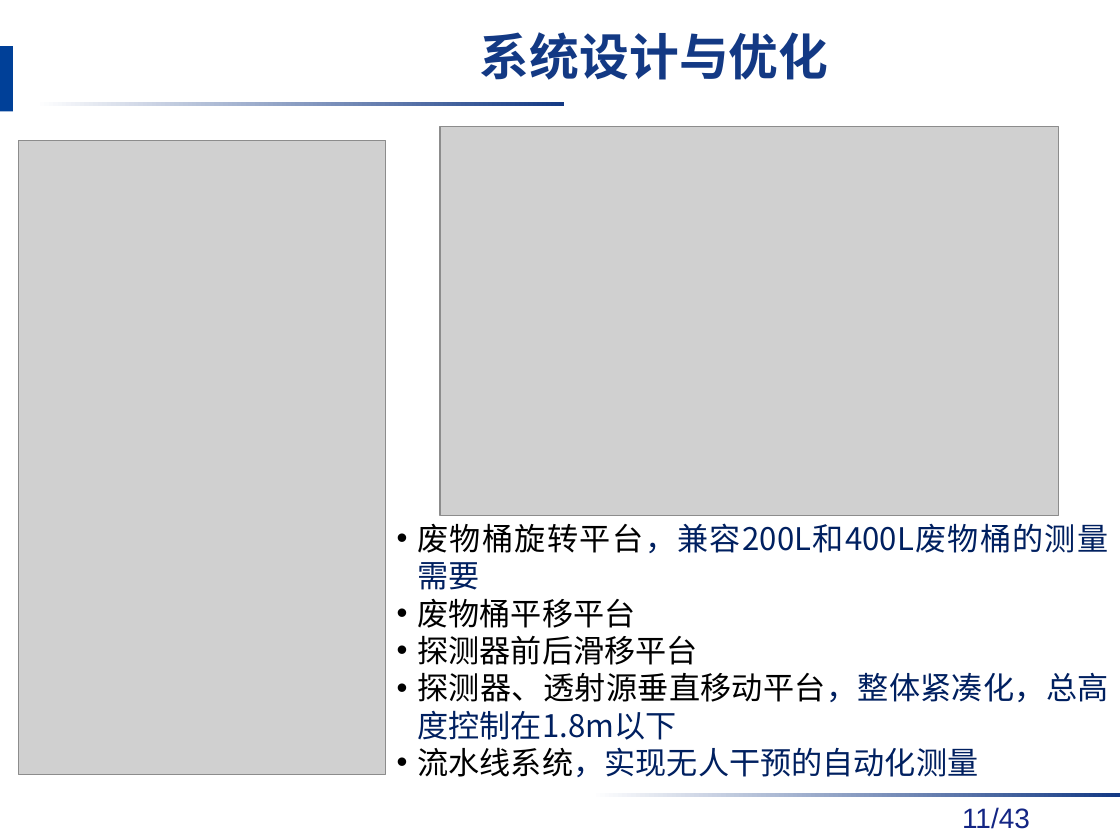
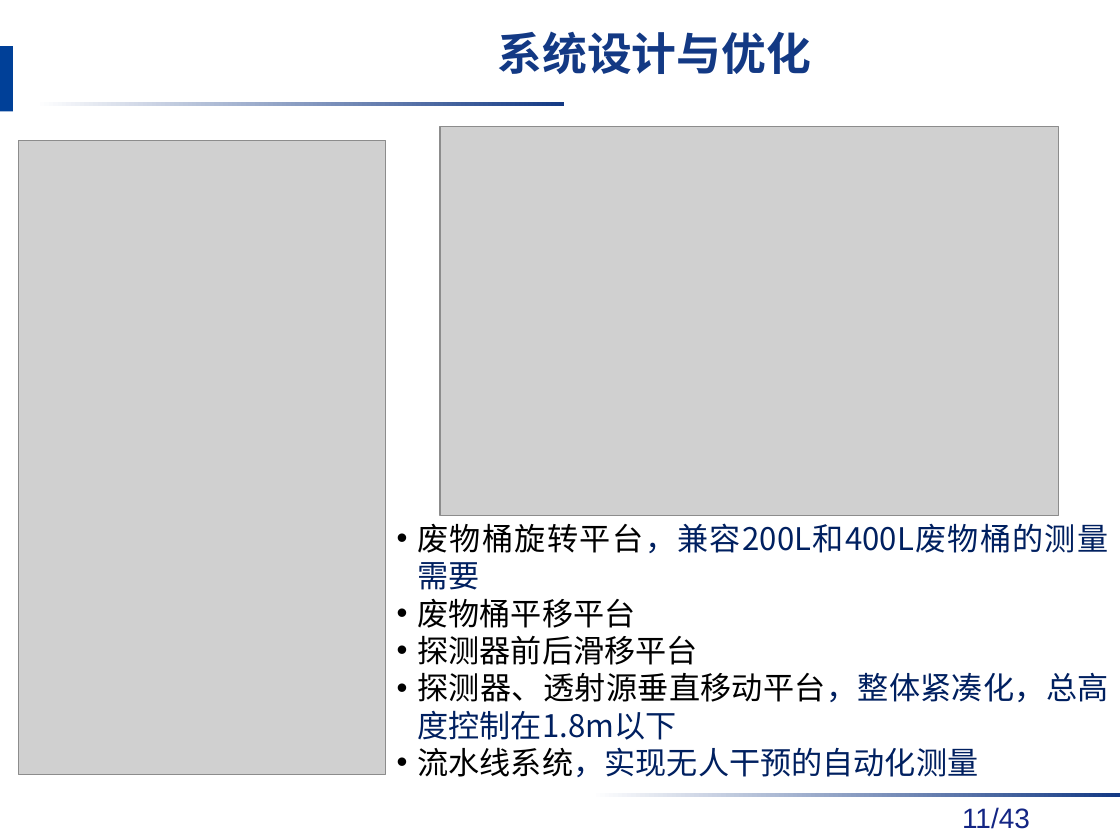
Before and after one commit to danxibao/NDAPapers, a slide deck: slide 11 of 答辩/毕业答辩报告v2-饶开源.pptx. Drawn at 1120x840 pixels with LibreOffice and Linux fonts; fonts in the diff are those of the drawing; grey boxes stand for pictures; background and template pictures are left out. Boxes give left, top, right and bottom in pixels: in the first picture for what was removed or moved away, otherwise in the second. Text is boxed around its words. In the diff, an @@ line names an element or a change of style, - is before the commit and + after.

```diff
--- a/答辩/毕业答辩报告v2-饶开源.pptx
+++ b/答辩/毕业答辩报告v2-饶开源.pptx
@@ title "系统设计与优化" at [498, 31, 812, 74]: size 32 to 28.8 pt @@
```
Also in this commit, not shown: 2 other slides changed, 5 other files.
